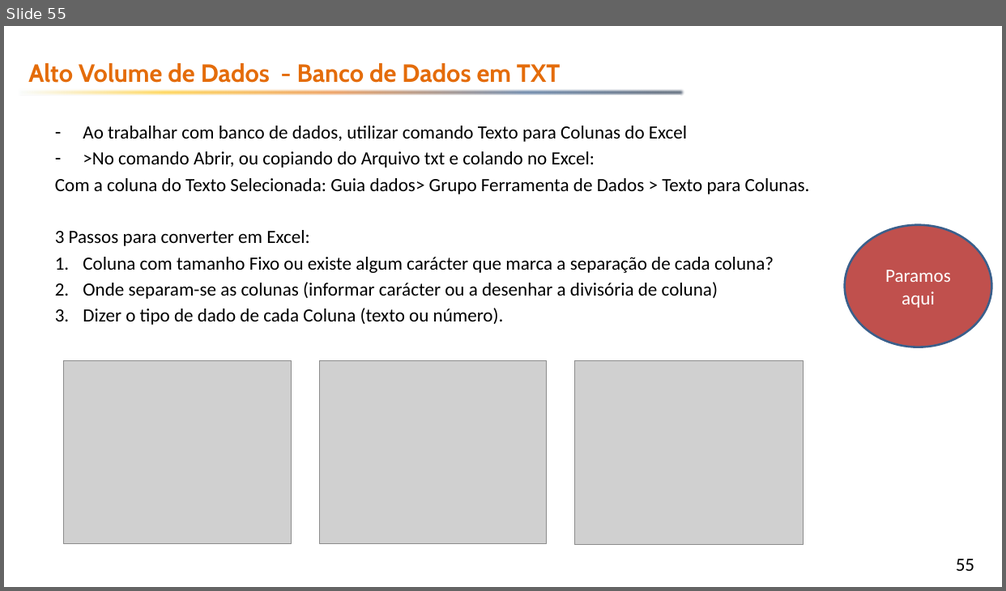
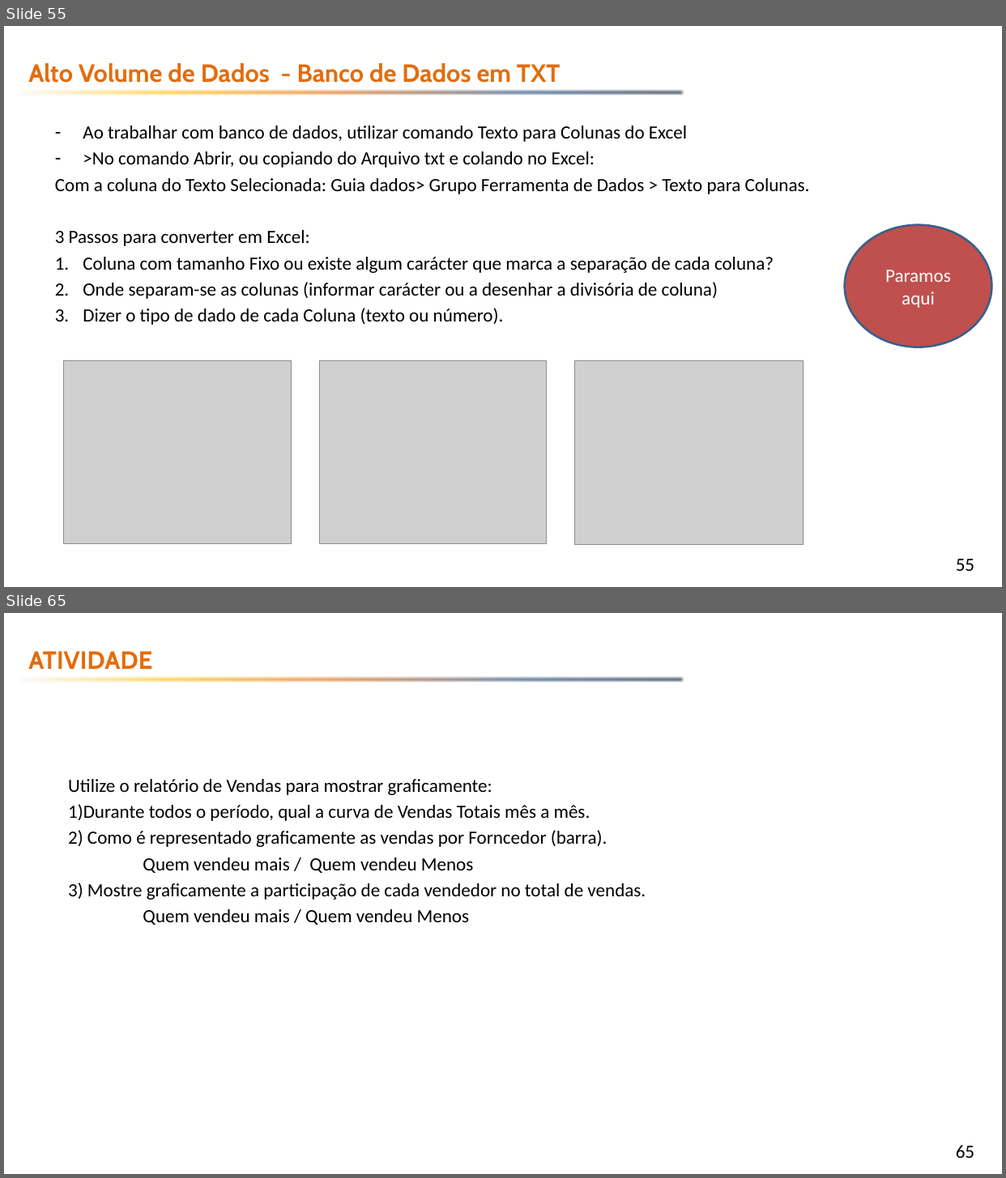
Before and after one commit to emerson-fenrir/Excel_Basico, a slide deck: Professor/Aula3.pptx. Shown one above the other, each under a label of ours: slide 55 before the commit, slides 55 and 65 after it; the slides between them are not shown. The pictures are 1006x591 and 1006x1178 pixels, drawn with LibreOffice and Linux fonts; fonts in the diff are those of the drawing; grey boxes stand for pictures; background and template pictures are left out. Boxes give left, top, right and bottom in pixels: in the first picture for what was removed or moved away, otherwise in the second. Text is boxed around its words. In the diff, an @@ line names an element or a change of style, - is before the commit and + after.

```diff
--- a/Professor/Aula3.pptx
+++ b/Professor/Aula3.pptx
@@ slide 65 added at <box>4,613,1002,1174</box>, background picture (left out); not listed: 2 template elements that a slide beside it also shows @@
@@ text added at <box>28,651,152,669</box>, 24 pt, text #E46C0A, bold @@
+ATIVIDADE
@@ text added at <box>68,779,646,925</box>, 18 pt, text #000000 @@
+Utilize o relatório de Vendas para mostrar graficamente:
+1)Durante todos o período, qual a curva de Vendas Totais mês a mês.
+2) Como é representado graficamente as vendas por Forncedor (barra).
+Quem vendeu mais / Quem vendeu Menos
+3) Mostre graficamente a participação de cada vendedor no total de vendas.
+Quem vendeu mais / Quem vendeu Menos
```
Also in this commit, not shown: 3 slides changed, 8 other slides added, 1 slide removed, 10 other files.
